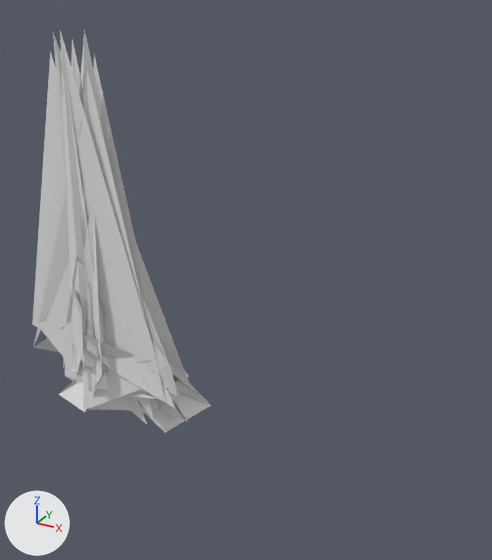
The OBJ model extracted_meshes/Hero021_28CC074B_v2.obj: old version first, new version second.
Both versions are drawn from a 50 mm camera at (571.0, -618.0, 558.0) aimed at (221.0, 18.0, 240.0). The lights are fixed; the arrows at lower left show +X, +Y and +Z. The first picture is the older version. Where no turn or scale is listed for an object, it has been applied to the vertices. Vertices at exactly the same position are counted once.

The scene before the commit, as lines of its bpy script (objects in view):
```python
me_hero021_28cc074b_v2 = bpy.data.meshes.new('Hero021_28CC074B_v2')
me_hero021_28cc074b_v2.from_pydata(...)  # 341 vertices, 316 faces; spans x -118.0..127.0, y -32.0..126.0, z -26.0..509.0
ob_hero021_28cc074b_v2 = bpy.data.objects.new('Hero021_28CC074B_v2', me_hero021_28cc074b_v2)
ob_hero021_28cc074b_v2.location = (0.0, 0.0, 0.0)
```
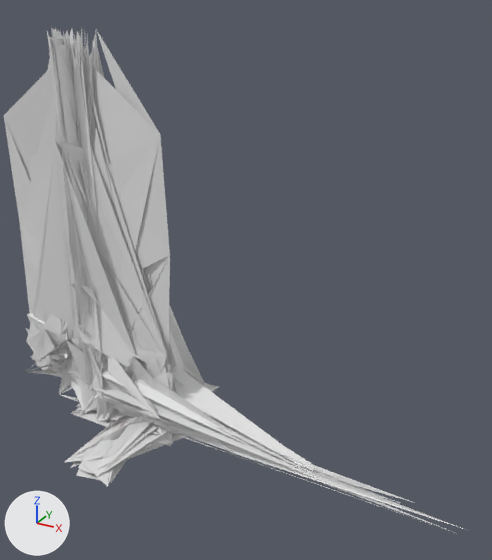
Boxes (x1, y1, x2, y2) around the edits, measured in the pictures (492 x 560 px):
'Hero021_28CC074B_v2', reshaped (159% wider, 25% taller)
    before: (32, 29, 211, 433)
    after: (4, 27, 469, 533)
part 1 of me_hero021_28cc074b_v2, built on
    before: (79, 39, 86, 116)
    after: (4, 27, 466, 533)

What the commit changed:
me_hero021_28cc074b_v2 is used by ob_hero021_28cc074b_v2; location (0.0, 0.0, 0.0).
me_hero021_28cc074b_v2 had 341 vertices, 316 faces and spanned x -118.0..127.0, y -32.0..126.0, z -26.0..509.0.
me_hero021_28cc074b_v2 now has 4206 vertices, 6229 faces and spans x -128.0..509.0, y -127.0..128.0, z -32.0..509.0.
me_hero021_28cc074b_v2 part 1: 1 vertex moved within x 97.0, y 35.0, z 13.0; 3 vertices removed from x -15.0..61.0, y -3.0..4.0, z 110.0..495.0; 3868 vertices added at x -128.0..509.0, y -127.0..128.0, z -32.0..509.0.
